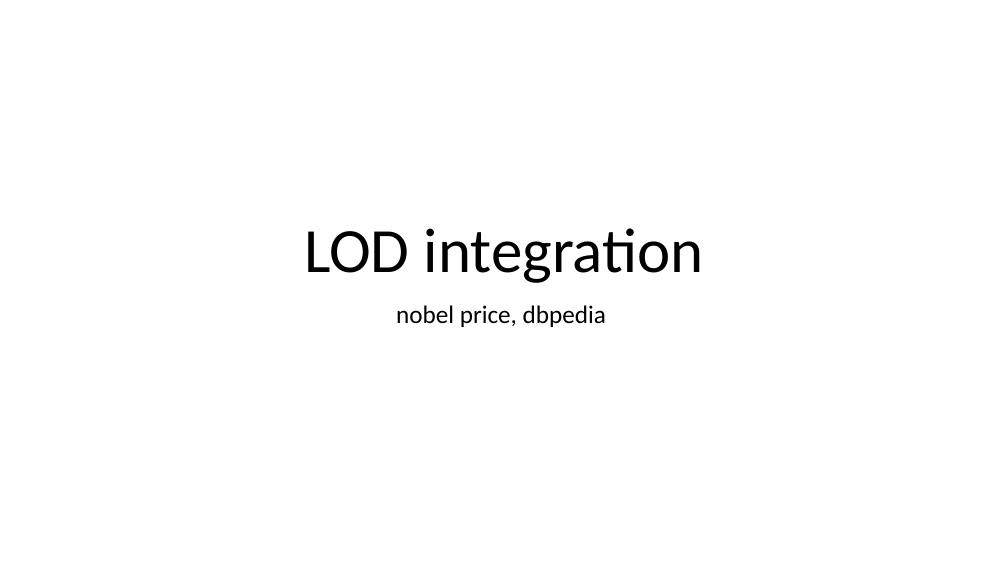
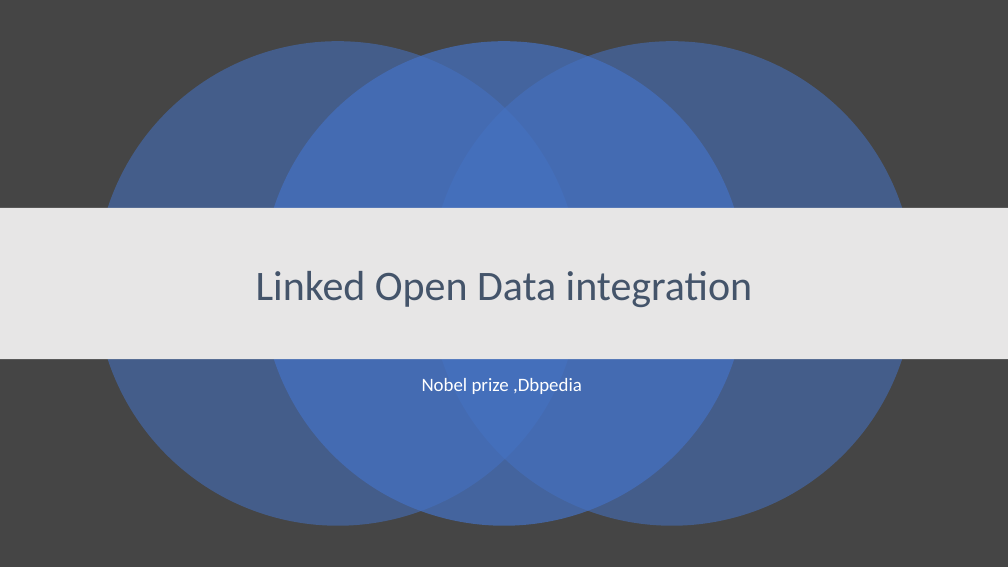
Before and after one commit to lkoshale/ontology_assignment3, a slide deck: slide 1 of Presentation.pptx. Drawn at 1008x567 pixels with LibreOffice and Linux fonts; fonts in the diff are those of the drawing. Boxes give left, top, right and bottom in pixels: in the first picture for what was removed or moved away, otherwise in the second. Text is boxed around its words. In the diff, an @@ line names an element or a change of style, - is before the commit and + after.

Commit message:
updated presentation

```diff
--- a/Presentation.pptx
+++ b/Presentation.pptx
@@ background #FFFFFF to #454545 @@
@@ ellipse added at (95, 42, 580, 526), fill #4472C4 at 55% opacity @@
@@ ellipse added at (262, 42, 746, 526), fill #4472C4 at 70% opacity @@
@@ ellipse added at (430, 42, 914, 526), fill #4472C4 at 55% opacity @@
@@ rectangle added at (0, 208, 1008, 359), fill #E7E6E6 @@
@@ title "Linked Open Data integration" at (256, 271, 753, 307): vertical alignment bottom to middle @@
@@ title at (256, 271, 753, 307): text changed; size 60 to 40 pt; text colour #000000 to #44546A @@
-LOD integration
+Linked Open Data integration
@@ subtitle at (422, 378, 582, 394): text changed; size 24 to 18 pt; text colour #000000 to #FFFFFF @@
-nobel price, dbpedia
+Nobel prize ,Dbpedia
```
Also in this commit, not shown: 4 other slides changed.
